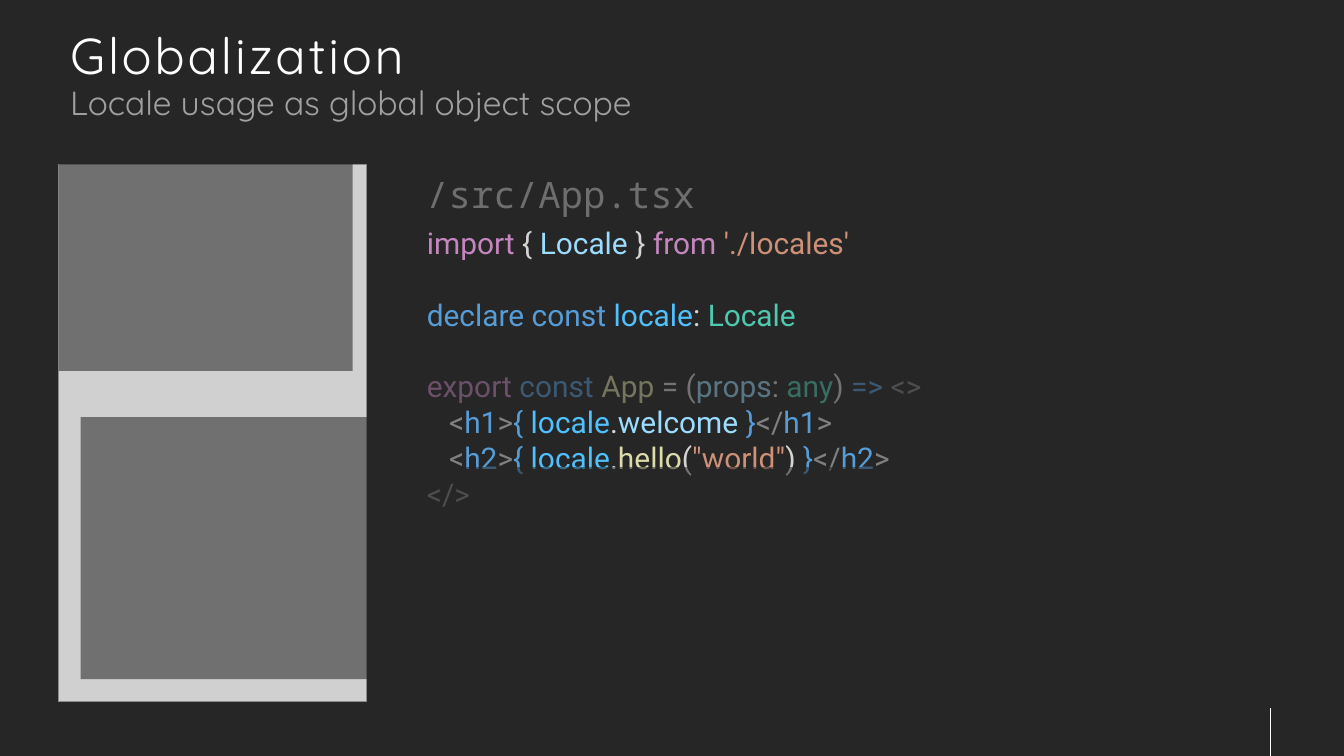
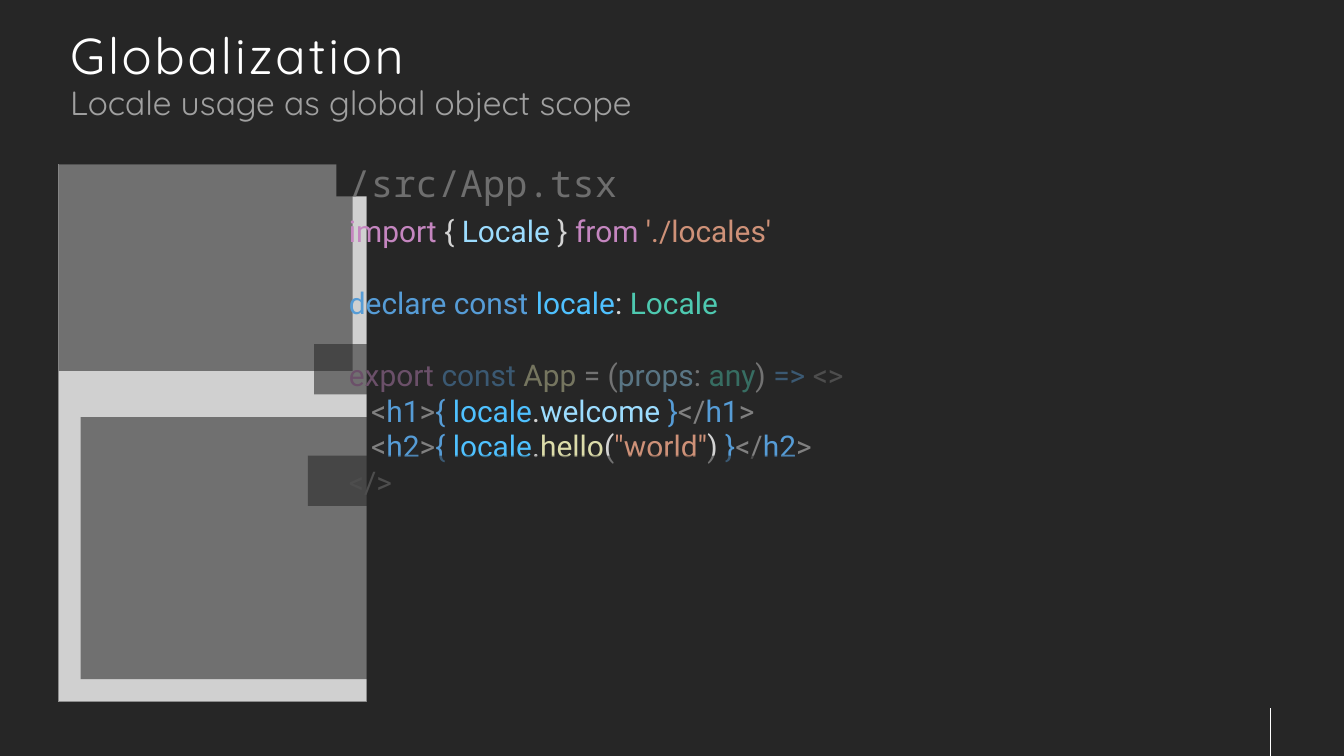
Before and after one commit to jsenaribeiro/jsenaribeiro.github.io, a slide deck: slide 16 of react-away/slides/tutorial.pptx (slide 10 before the commit). Drawn at 1344x756 pixels with LibreOffice and Linux fonts; fonts in the diff are those of the drawing; grey boxes stand for pictures. Boxes give left, top, right and bottom in pixels: in the first picture for what was removed or moved away, otherwise in the second. Text is boxed around its words. In the diff, an @@ line names an element or a change of style, - is before the commit and + after.

```diff
--- a/react-away/slides/tutorial.pptx
+++ b/react-away/slides/tutorial.pptx
@@ 2 texts, 2 rectangles: place and size @@
-2 texts, 2 rectangles at (386, 182, 1159, 517)
+2 texts, 2 rectangles at (308, 170, 1081, 506)
```
Also in this commit, not shown: 12 other slides changed, 12 slides added, 17 slides removed, 45 other files.
